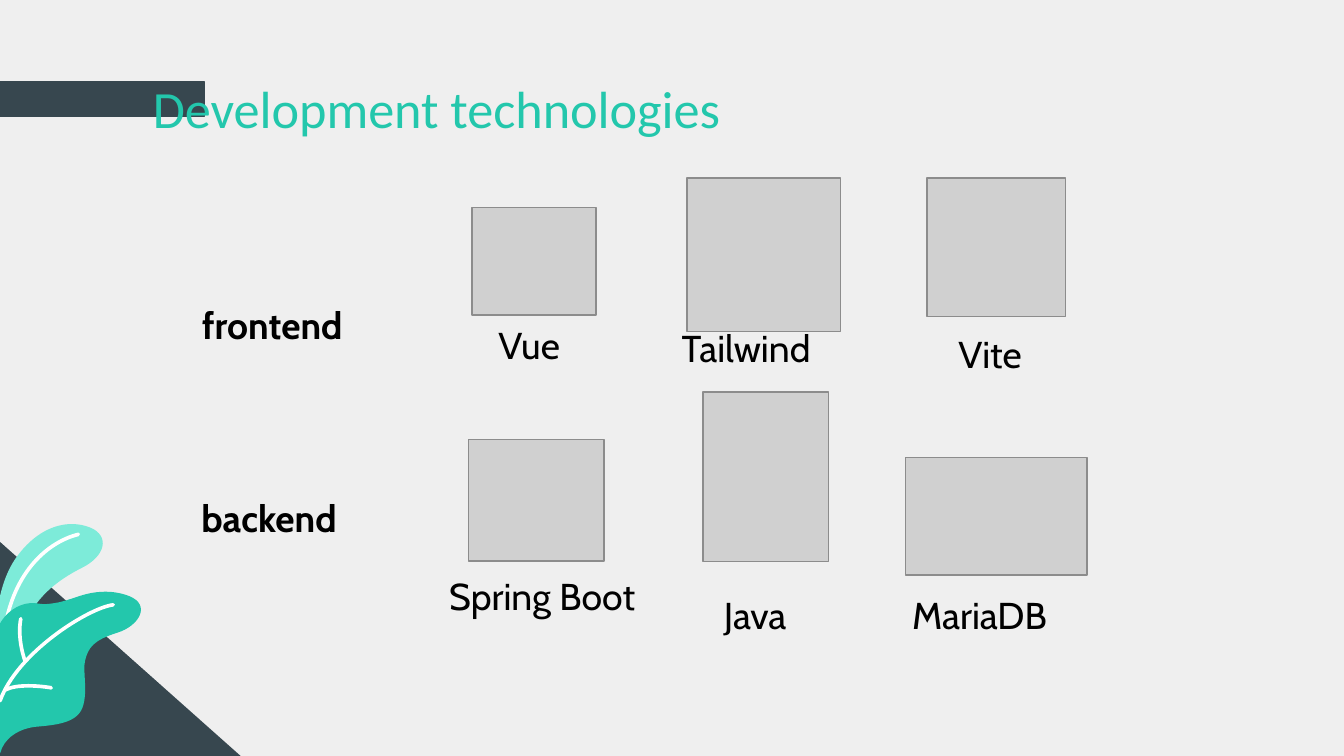
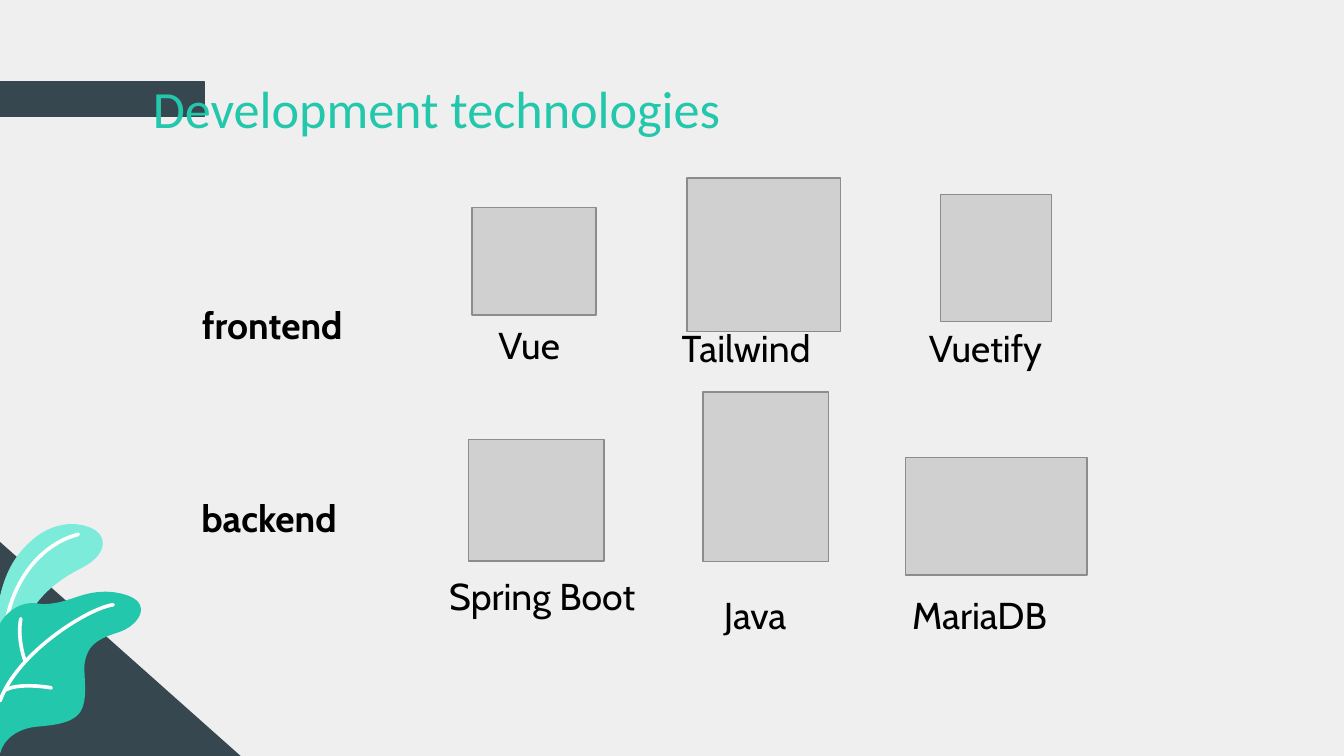
Before and after one commit to CCC-Shop/ccc-shop-report, a slide deck: slide 15 of midterm demo/mid 7.pptx. Drawn at 1344x756 pixels with LibreOffice and Linux fonts; fonts in the diff are those of the drawing; grey boxes stand for pictures. Boxes give left, top, right and bottom in pixels: in the first picture for what was removed or moved away, otherwise in the second. Text is boxed around its words. In the diff, an @@ line names an element or a change of style, - is before the commit and + after.

```diff
--- a/midterm demo/mid 7.pptx
+++ b/midterm demo/mid 7.pptx
@@ picture: place and size @@
-picture at (927, 177, 1066, 316)
+picture at (941, 195, 1052, 321)
@@ text at (929, 334, 1042, 370): text changed @@
-Vite
+Vuetify
```
Also in this commit, not shown: 2 other slides changed, 1 slide added, 1 slide removed.
